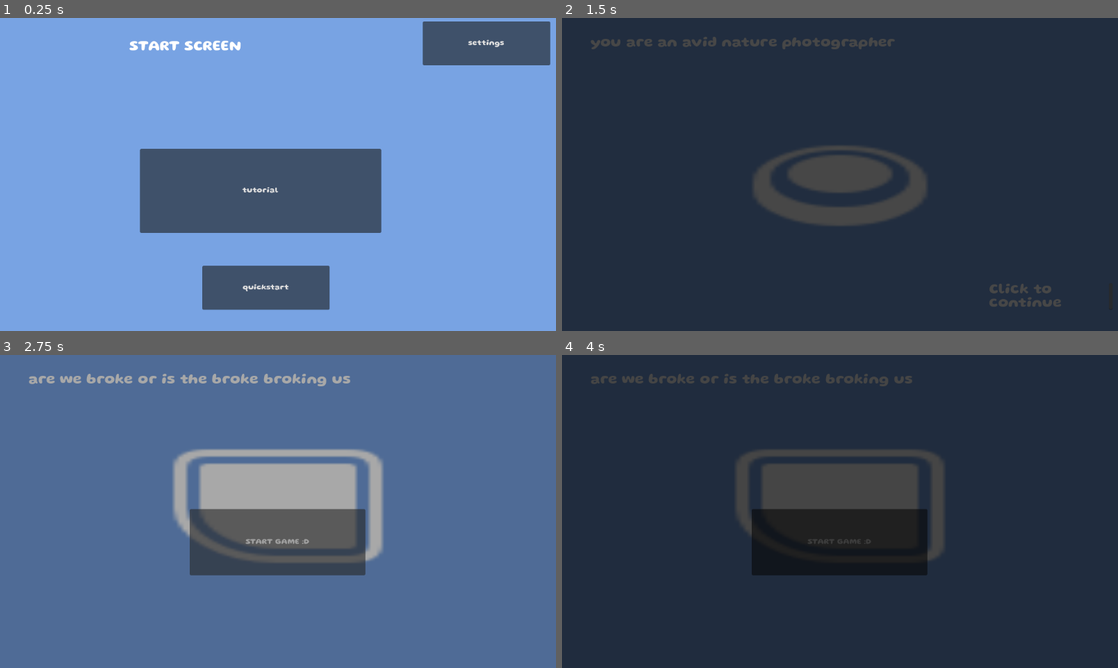
Above: before the commit, frames 1-4 (two rows, left to right).
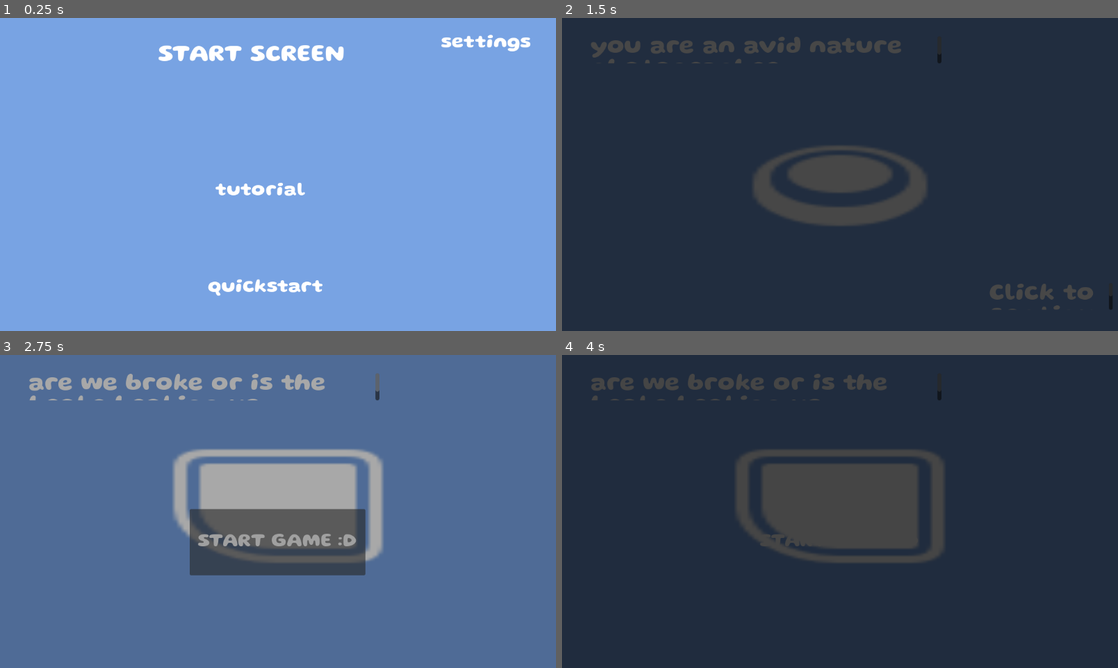
Above: after the commit, the same moments.

Repository: sophieTheProgrammer/microjam-island-61
Game: Godot game, scene res://scenes/start.tscn
The game is run twice, just before and just after one commit, with the same random seed, the same clock (stepped at 60 frames per second) and the same inputs. This scene is started directly instead of the project's main scene. Sound files missing from this copy of the repository are replaced by a short silence.
Inputs (mouse positions are in pixels of both pictures, inside the frame that each line leads up to):
- Up to frame 1 (0.25 s): no input
- Up to frame 2 (1.5 s): click "tutorial" at 0.5 s; tap Enter (ui_accept) at 1.25 s; move the mouse to (962, 158) at 1.27 s; hold Up (up) from 1.28 s (still down); click (962, 158) at 1.35 s
- Up to frame 3 (2.75 s): tap Enter (ui_accept) at 1.52 s; release Up (up) at 2 s; click "START GAME :D" at 2 s
- Up to frame 4 (4 s): click "START GAME :D" at 2.75 s; move the mouse to (728, 527) at 3.52 s; hold Down (down) from 3.53 s (still down); click (728, 527) at 3.6 s; tap Enter (ui_accept) at 3.77 s

The runs differ from the first frame. In frame 1, 19% of the frame differs, in the area x 23-99%, y 1-94%; in frame 2, 1.8%; in frame 3, 2.2%; in frame 4, 7.8%.

Commit message:
some button stuff, and other things

Diff:
--- a/other/default.tres
+++ b/other/default.tres
@@ -2,6 +2,21 @@
 
 [ext_resource type="FontFile" uid="uid://bqh65u8g6poed" path="res://other/OurAwesomeGlutenFont.ttf" id="1_w2jdw"]
 
+[sub_resource type="StyleBoxFlat" id="StyleBoxFlat_w2jdw"]
+content_margin_left = 4.0
+content_margin_top = 4.0
+content_margin_right = 4.0
+content_margin_bottom = 4.0
+bg_color = Color(0.20784314, 0.20784314, 0.20784314, 0)
+corner_radius_top_left = 3
+corner_radius_top_right = 3
+corner_radius_bottom_right = 3
+corner_radius_bottom_left = 3
+corner_detail = 5
+
 [resource]
 default_font = ExtResource("1_w2jdw")
-RichTextLabel/font_sizes/normal_font_size = 30
+Button/colors/font_color = Color(1, 1, 1, 1)
+Button/font_sizes/font_size = 40
+Button/styles/normal = SubResource("StyleBoxFlat_w2jdw")
+RichTextLabel/font_sizes/normal_font_size = 50
--- a/scenes/player.tscn
+++ b/scenes/player.tscn
@@ -5,7 +5,7 @@
 [ext_resource type="Texture2D" uid="uid://b16buaif42l4j" path="res://art/swimmer/IMG_3307.png" id="3_0jhex"]
 [ext_resource type="Texture2D" uid="uid://d2m6l5capoqsj" path="res://art/swimmer/IMG_3308.png" id="4_38am0"]
 [ext_resource type="Texture2D" uid="uid://dd2o4jjutnmt3" path="res://art/swimmer/IMG_3309.png" id="5_xfidv"]
-[ext_resource type="Texture2D" uid="uid://bq7415p0k68nq" path="res://stock/input-prompts/Keyboard:Mouse Icons/keyboard_2.svg" id="6_tuyoq"]
+[ext_resource type="Texture2D" uid="uid://p3tc1nfrxwbn" path="res://stock/flower.png" id="6_tuyoq"]
 
 [sub_resource type="SpriteFrames" id="SpriteFrames_h2h35"]
 animations = [{
@@ -62,5 +62,5 @@
 initial_velocity_max = 351.48
 angular_velocity_min = -406.34
 angular_velocity_max = 299.41
-scale_amount_min = 0.3
-scale_amount_max = 0.5
+scale_amount_min = 0.01
+scale_amount_max = 0.03
--- a/scenes/settings.tscn
+++ b/scenes/settings.tscn
@@ -21,8 +21,8 @@
 
 [node name="VBoxContainer" type="VBoxContainer" parent="." unique_id=2085333744]
 custom_minimum_size = Vector2(300, 0)
-offset_left = 196.0
-offset_right = 546.0
+offset_left = -3.0
+offset_right = 600.0
 offset_bottom = 648.0
 theme_override_constants/separation = 17
 alignment = 1
@@ -42,7 +42,7 @@
 [node name="RichTextLabel3" type="RichTextLabel" parent="VBoxContainer" unique_id=1907862393]
 custom_minimum_size = Vector2(0, 50)
 layout_mode = 2
-text = "Time Mode"
+text = "Distance"
 horizontal_alignment = 1
 
 [node name="RichTextLabel4" type="RichTextLabel" parent="VBoxContainer" unique_id=1445906470]
@@ -77,8 +77,8 @@
 
 [node name="VBoxContainer2" type="VBoxContainer" parent="." unique_id=367029549]
 custom_minimum_size = Vector2(300, 0)
-offset_left = 568.0
-offset_right = 918.0
+offset_left = 602.0
+offset_right = 1058.0
 offset_bottom = 648.0
 theme_override_constants/separation = 17
 alignment = 1
@@ -135,6 +135,6 @@
 text = "..."
 expand_icon = true
 
-[connection signal="pressed" from="BackButton" to="." method="_on_back_button_pressed"]
+[connection signal="pressed" from="BackButton" to="." method="_button_pressed"]
 [connection signal="value_changed" from="VBoxContainer2/Music Slider" to="." method="_slider_value_changed" flags=18]
 [connection signal="value_changed" from="VBoxContainer2/SFX Slider" to="." method="_slider_value_changed" flags=18]
--- a/scenes/start.tscn
+++ b/scenes/start.tscn
@@ -1,6 +1,7 @@
 [gd_scene format=3 uid="uid://cjulv74qj1553"]
 
 [ext_resource type="Script" uid="uid://bpq6m57xt5yl2" path="res://scripts/start_screen.gd" id="1_jaeev"]
+[ext_resource type="Theme" uid="uid://dn4leoiqtpx61" path="res://other/default.tres" id="2_u80x2"]
 
 [node name="start" type="Node2D" unique_id=1507737572]
 script = ExtResource("1_jaeev")
@@ -15,6 +16,7 @@
 offset_top = 380.0
 offset_right = 462.0
 offset_bottom = 445.0
+theme = ExtResource("2_u80x2")
 text = "tutorial"
 metadata/_edit_use_anchors_ = true
 
@@ -33,12 +35,15 @@
 text = "settings"
 
 [node name="StartTitle" type="RichTextLabel" parent="CanvasLayer" unique_id=94163453]
-offset_left = 268.0
-offset_top = 46.0
-offset_right = 903.0
-offset_bottom = 213.0
+offset_left = 328.0
+offset_top = 55.0
+offset_right = 963.0
+offset_bottom = 222.0
 text = "START SCREEN"
 
+[connection signal="button_down" from="CanvasLayer/StartScreenTutorialButton" to="." method="_button_down" flags=18]
 [connection signal="pressed" from="CanvasLayer/StartScreenTutorialButton" to="." method="_button_pressed" flags=18]
+[connection signal="button_down" from="CanvasLayer/StartScreenStartButton" to="." method="_button_down" flags=18]
 [connection signal="pressed" from="CanvasLayer/StartScreenStartButton" to="." method="_button_pressed" flags=18]
+[connection signal="button_down" from="CanvasLayer/StartScreenSettingsButton" to="." method="_button_down" flags=18]
 [connection signal="pressed" from="CanvasLayer/StartScreenSettingsButton" to="." method="_button_pressed" flags=18]
--- a/scenes/ui.tscn
+++ b/scenes/ui.tscn
@@ -8,13 +8,14 @@
 script = ExtResource("1_nt7q6")
 
 [node name="Fade" parent="." unique_id=383164694 instance=ExtResource("2_yev5y")]
+visible = false
 
 [node name="end screen" parent="." unique_id=101591616 instance=ExtResource("2_x4jx1")]
 
 [node name="Panel" type="Panel" parent="." unique_id=1760701443]
 offset_left = 10.0
 offset_top = 9.0
-offset_right = 494.0
+offset_right = 868.0
 offset_bottom = 68.0
 
 [node name="Distance" type="RichTextLabel" parent="." unique_id=679238702]
--- a/scripts/audio_player.gd
+++ b/scripts/audio_player.gd
@@ -2,7 +2,8 @@
 
 @export var Music_Volume_Modifier := 1.0
 @export var SFX_Volume_Modifier := 1.0
-
+const CLICK_002 = preload("res://stock/interface-sounds/click_002.ogg")
+const CLICK_003 = preload("res://stock/interface-sounds/click_003.ogg")
 #add SFX definitions here and then play the sfx in other scripts with the functions
 #for example const CLICK = preload("res://audio/clicksound.mp3")
 
--- a/scripts/start_screen.gd
+++ b/scripts/start_screen.gd
@@ -14,6 +14,7 @@
 	pass
 
 func _button_pressed(source: BaseButton) -> void:
+	AudioPlayer.play_sfx(AudioPlayer.CLICK_003, 0)
 	match source:
 		start_screen_tutorial_button:
 			get_tree().change_scene_to_packed(Global.TUTORIAL)
@@ -21,3 +22,7 @@
 			get_tree().change_scene_to_packed(Global.GAME)
 		start_screen_start_button:
 			get_tree().change_scene_to_packed(Global.SETTINGS)
+
+
+func _button_down(source: BaseButton) -> void:
+	AudioPlayer.play_sfx(AudioPlayer.CLICK_002, 0)
Not shown, added: art/IMG_3320.png.import
Not shown, added: art/IMG_3321.png.import
Not shown, added: art/IMG_3322.png.import
Not shown, added: art/IMG_3323.png.import
Binary file added: stock/flower.png
Not shown, added: stock/flower.png.import
Not shown, changed: stock/interface-sounds/click_001.ogg.import
